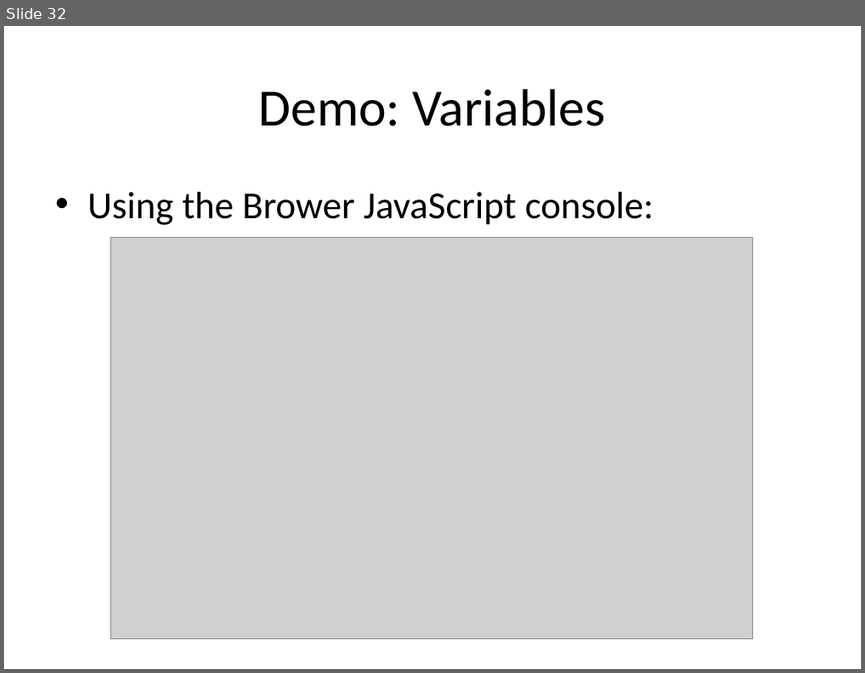
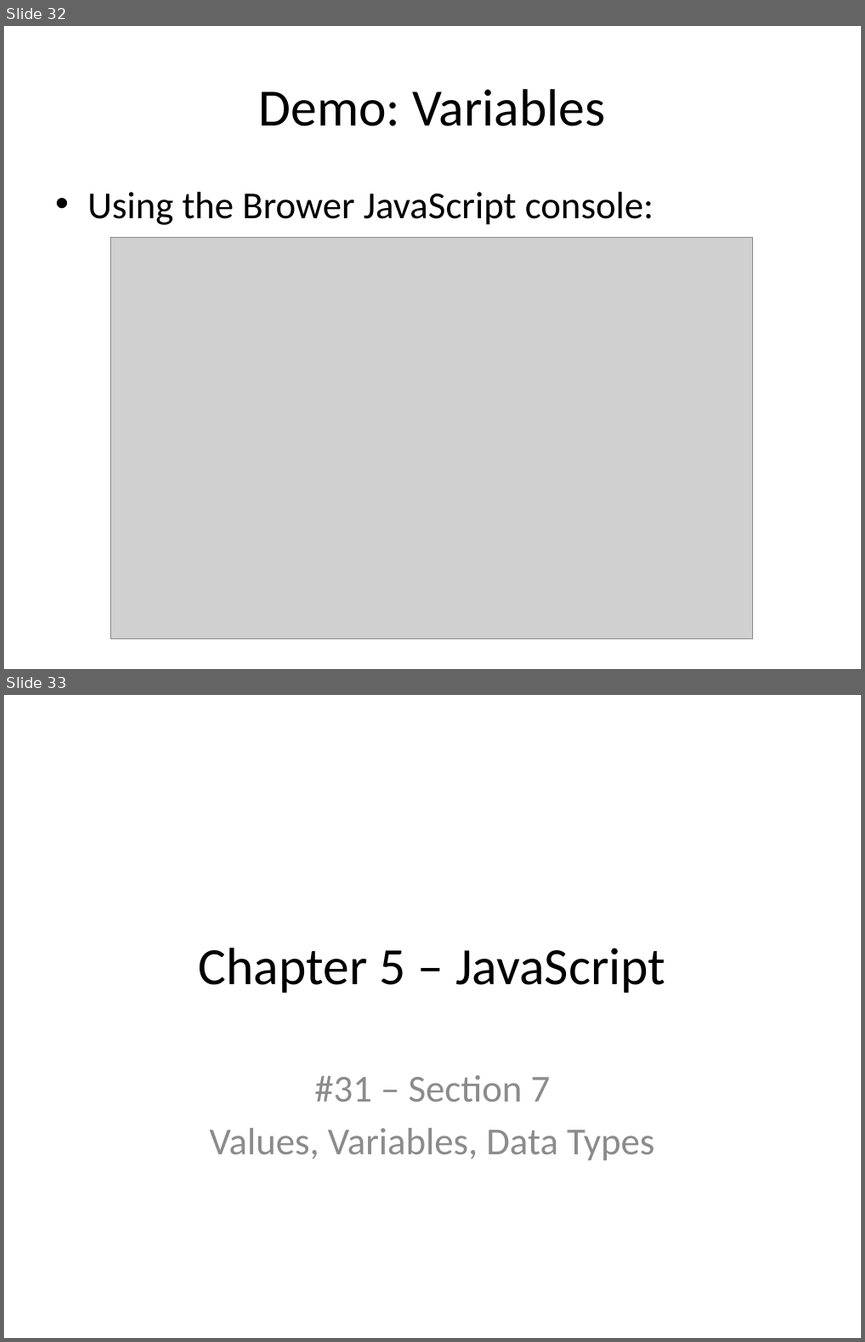
Before and after one commit to xiliax/web-programming-fundamentals, a slide deck: docs/learn-computer-programming.pptx. Shown one above the other, each under a label of ours: slide 32 before the commit, slides 32 and 33 after it. The pictures are 865x673 and 865x1342 pixels, drawn with LibreOffice and Linux fonts; fonts in the diff are those of the drawing; grey boxes stand for pictures. Boxes give left, top, right and bottom in pixels: in the first picture for what was removed or moved away, otherwise in the second. Text is boxed around its words. In the diff, an @@ line names an element or a change of style, - is before the commit and + after.

Commit message:
Chapter 5 - Section 7 - Values, Variables, and Data Types slides

```diff
--- a/docs/learn-computer-programming.pptx
+++ b/docs/learn-computer-programming.pptx
@@ slide 33 added at (4, 695, 861, 1338), background #FFFFFF @@
@@ title added at (199, 947, 665, 993), 44 pt, text #000000 @@
+Chapter 5 – JavaScript
@@ subtitle added at (210, 1075, 654, 1160), 32 pt, text #8C8C8C @@
+#31 – Section 7
+Values, Variables, Data Types
```
Also in this commit, not shown: 4 other slides added.
